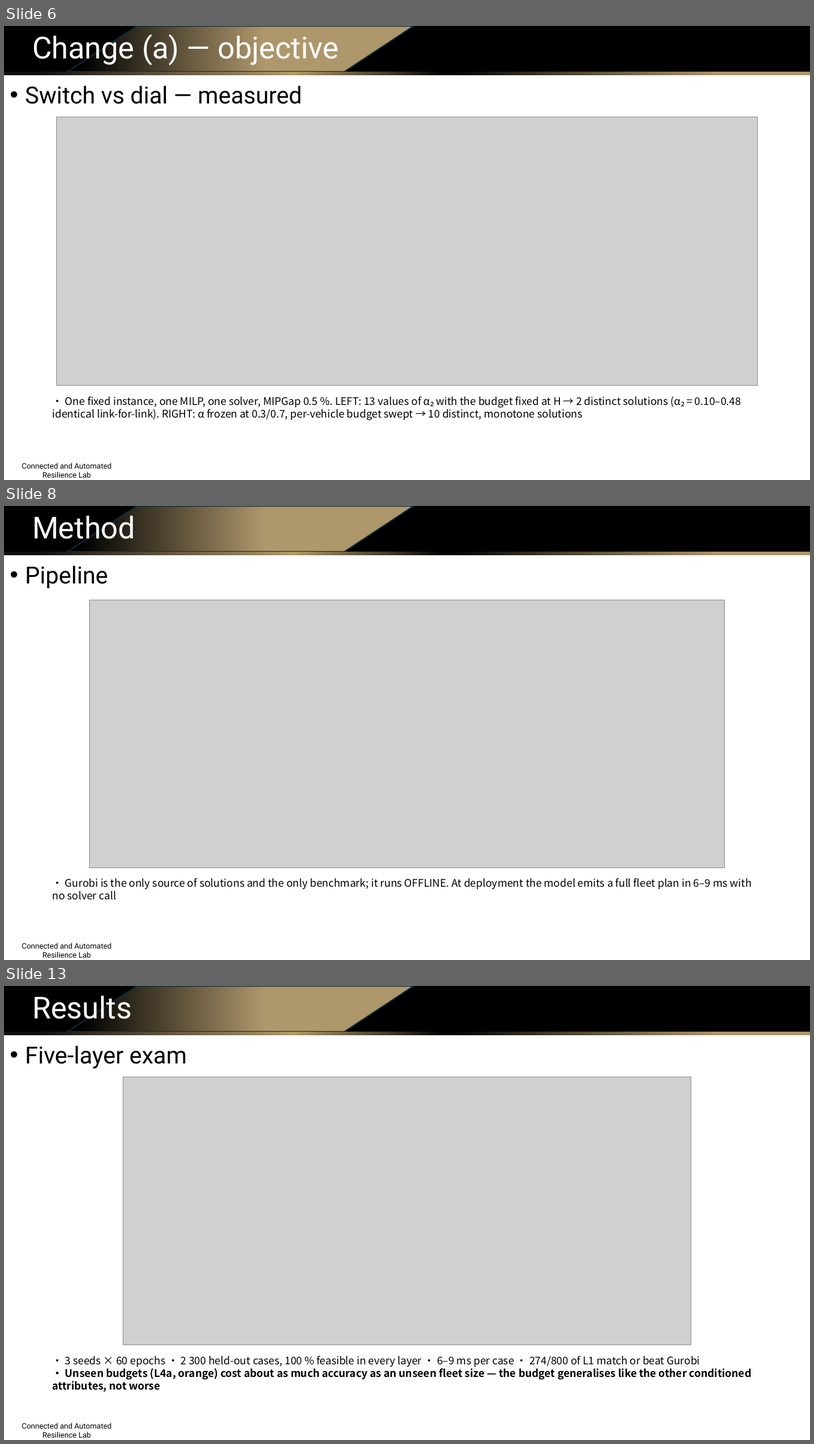
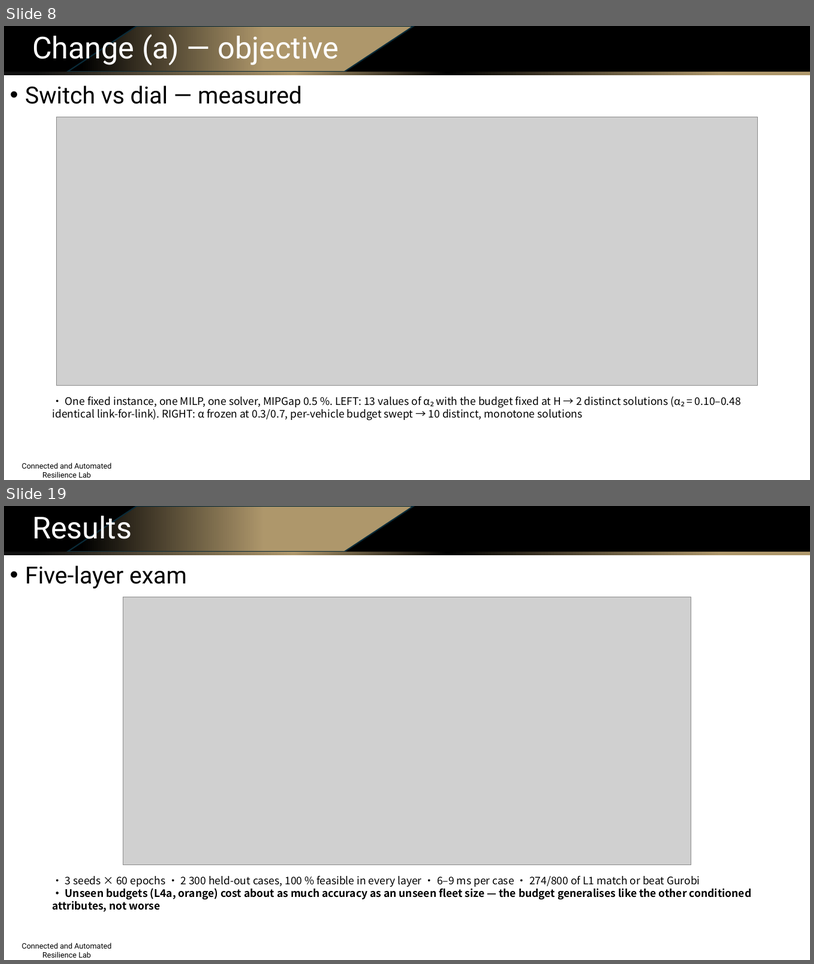
Before and after one commit to Dylan-Wyl10/RoboSense, a slide deck: experiments/20260804-budget-conditioning/ppt/sensing_routing_method_and_results.pptx. Shown one above the other, each under a label of ours: slides 6, 8 and 13 before the commit, slides 8 and 19 after it; the slides between them are not shown. The pictures are 814x1444 and 814x964 pixels, drawn with LibreOffice and Linux fonts; fonts in the diff are those of the drawing; grey boxes stand for pictures; background and template pictures are left out. Boxes give left, top, right and bottom in pixels: in the first picture for what was removed or moved away, otherwise in the second. Text is boxed around its words. In the diff, an @@ line names an element or a change of style, - is before the commit and + after.

Commit message:
deck v2 (21 slides): budget-assignment algorithm slide, before/after objectives, rigorous alpha-switch proofs (rendered equations), literature matrix+takeaway, split training/generation pipelines, native editable architecture diagrams (elbow connectors)

```diff
--- a/experiments/20260804-budget-conditioning/ppt/sensing_routing_method_and_results.pptx
+++ b/experiments/20260804-budget-conditioning/ppt/sensing_routing_method_and_results.pptx
@@ slide 8 removed at bbox=[4, 506, 810, 960], background #FFFFFF; not listed: 4 template elements that a slide beside it also shows @@
@@ text removed at bbox=[32, 511, 135, 546] @@
-Method
@@ text removed at bbox=[25, 565, 108, 588] @@
-• Pipeline
@@ picture removed at bbox=[90, 600, 725, 868] @@
@@ text removed at bbox=[52, 878, 752, 900] @@
-• Gurobi is the only source of solutions and the only benchmark; it runs OFFLINE. At deployment the model emits a full fleet plan in 6–9 ms with no solver call
@@ what was slide 6 is now slide 8 @@
@@ what was slide 13 is now slide 19 @@
```
Also in this commit, not shown: 6 slides changed, 11 slides added, 4 other slides removed, 13 other files.
